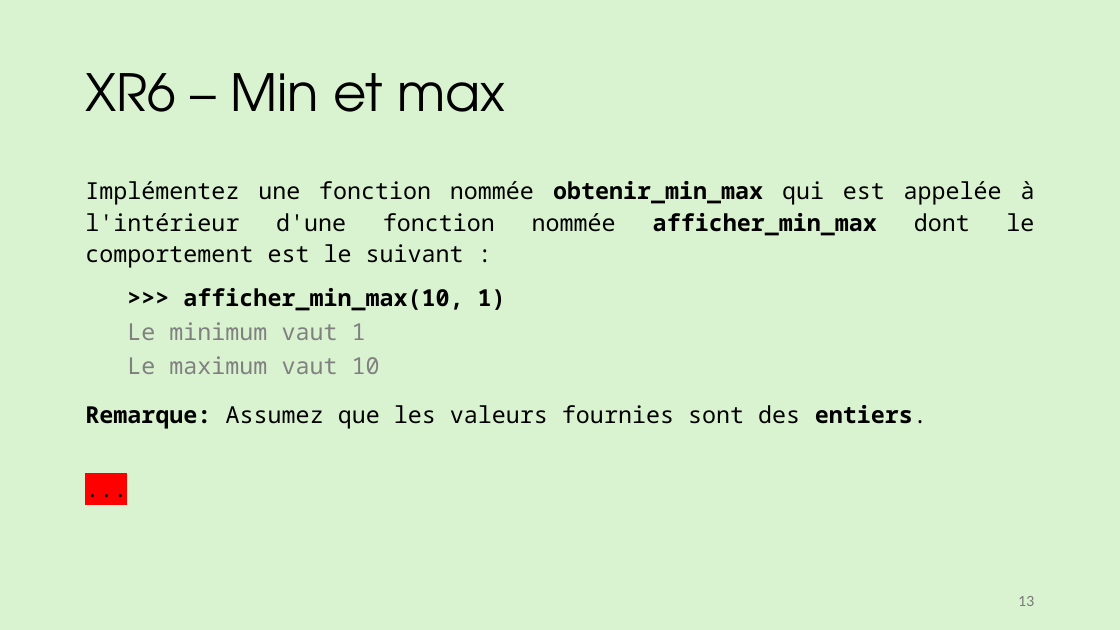
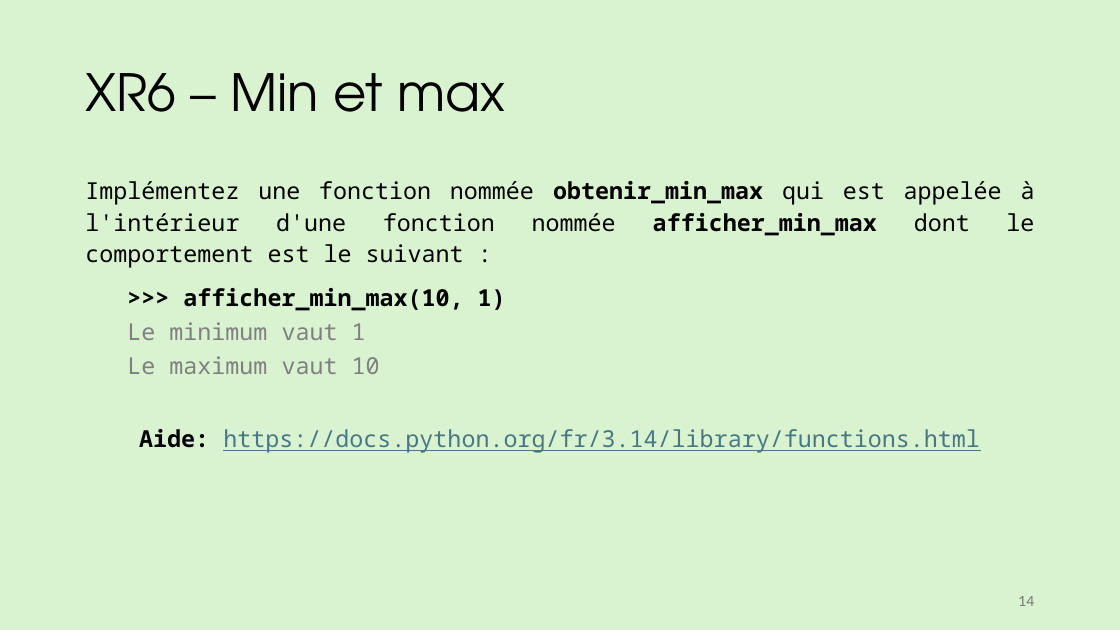
Before and after one commit to iannickgagnon/sagedays_iannick_2026, a slide deck: slide 14 of python_1/presentation_python_1.pptx (slide 13 before the commit). Drawn at 1120x630 pixels with LibreOffice and Linux fonts; fonts in the diff are those of the drawing. Boxes give left, top, right and bottom in pixels: in the first picture for what was removed or moved away, otherwise in the second. Text is boxed around its words. In the diff, an @@ line names an element or a change of style, - is before the commit and + after.

Commit message:
feat: Finish python_1 presentation

```diff
--- a/python_1/presentation_python_1.pptx
+++ b/python_1/presentation_python_1.pptx
@@ text at <box>139,429,980,453</box>: text changed; text colour #000000 to #467886 @@
-Remarque: Assumez que les valeurs fournies sont des entiers.
-...
+Aide: https://docs.python.org/fr/3.14/library/functions.html
@@ page number at <box>1018,596,1034,606</box>: text changed @@
-13
+14
```
Also in this commit, not shown: 14 other slides changed, 2 slides added, 4 slides removed.
